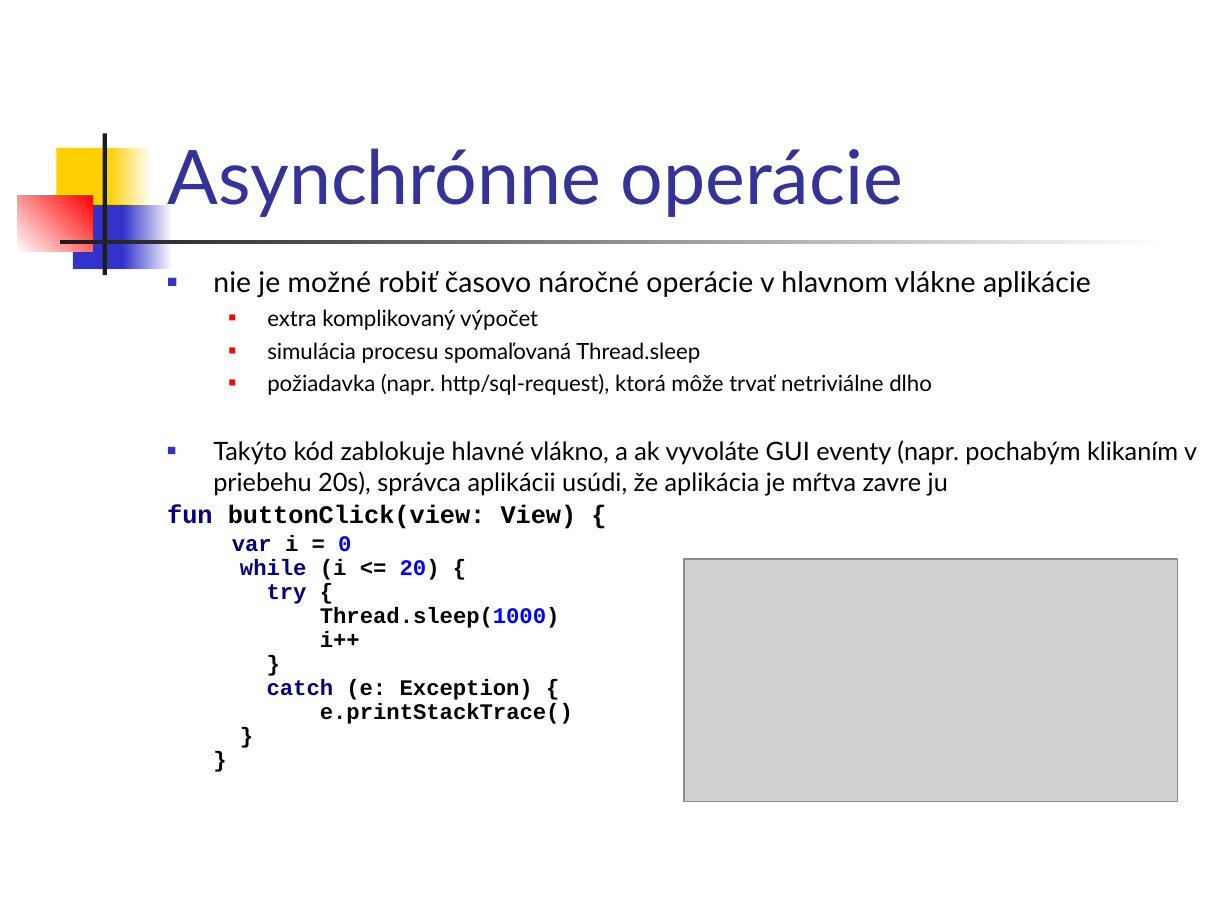
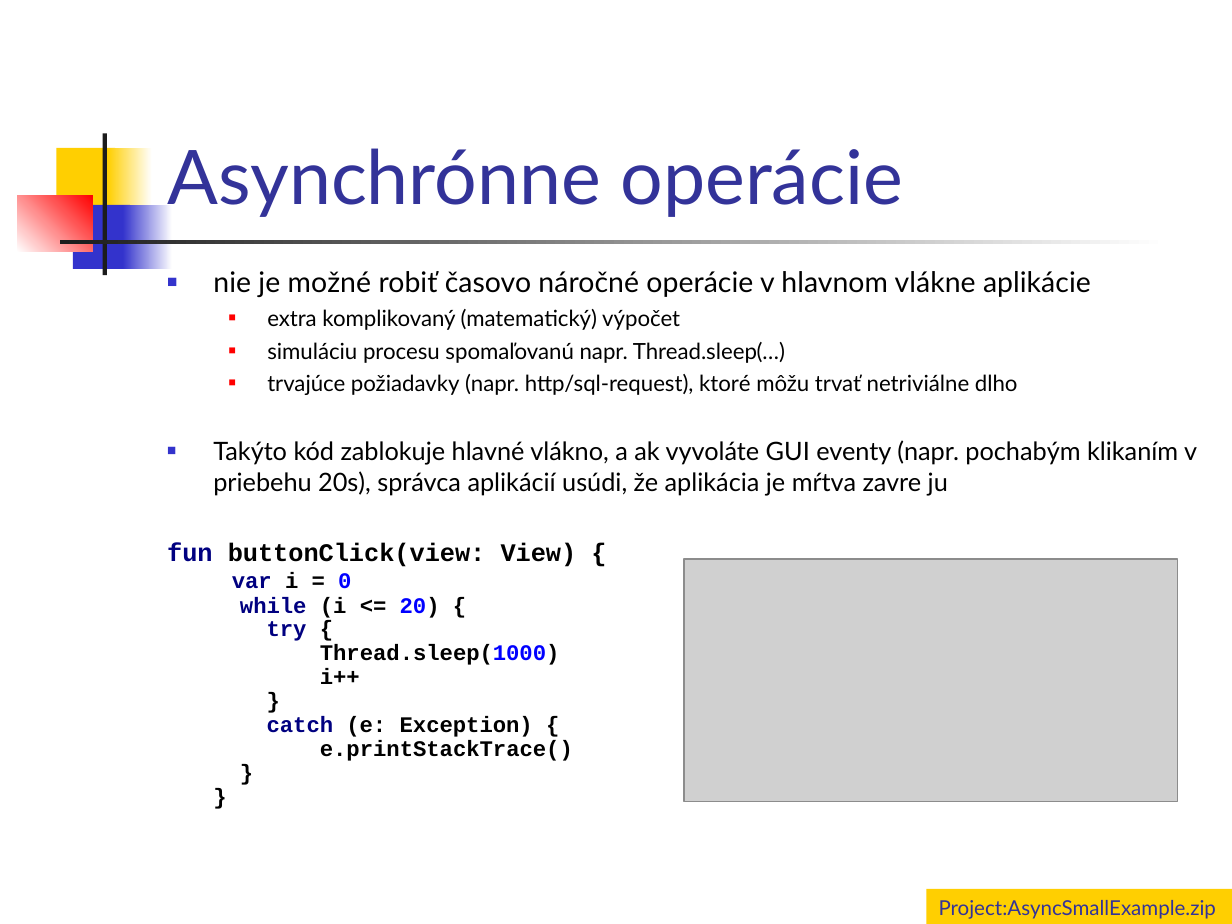
Before and after one commit to vmandro/Prednasky, a slide deck: slide 5 of 09/09_Async.ppt (slide 2 before the commit). Drawn at 1232x924 pixels with LibreOffice and Linux fonts; fonts in the diff are those of the drawing; grey boxes stand for pictures. Boxes give left, top, right and bottom in pixels: in the first picture for what was removed or moved away, otherwise in the second. Text is boxed around its words. In the diff, an @@ line names an element or a change of style, - is before the commit and + after.

```diff
--- a/09/09_Async.ppt
+++ b/09/09_Async.ppt
@@ text at (x1=213, y1=309, x2=1197, y2=495): text changed; size 14.8 to 12.9 pt @@
-  ■ extra komplikovaný výpočet
-  ■ simulácia procesu spomaľovaná Thread.sleep
-  ■ požiadavka (napr. http/sql-request), ktorá môže trvať netriviálne dlho
-■ Takýto kód zablokuje hlavné vlákno, a ak vyvoláte GUI eventy (napr. pochabým klikaním v priebehu 20s), správca aplikácii usúdi, že aplikácia je mŕtva zavre ju
+  ■ extra komplikovaný (matematický) výpočet
+  ■ simuláciu procesu spomaľovanú napr. Thread.sleep(…)
+  ■ trvajúce požiadavky (napr. http/sql-request), ktoré môžu trvať netriviálne dlho
+■ Takýto kód zablokuje hlavné vlákno, a ak vyvoláte GUI eventy (napr. pochabým klikaním v priebehu 20s), správca aplikácií usúdi, že aplikácia je mŕtva zavre ju
@@ rectangle added at (x1=926, y1=890, x2=1232, y2=924), fill #FFCF01, 12 pt, text #333399 @@
+Project:AsyncSmallExample.zip
```
Also in this commit, not shown: 11 other slides changed, 4 slides added, 1 other file.
